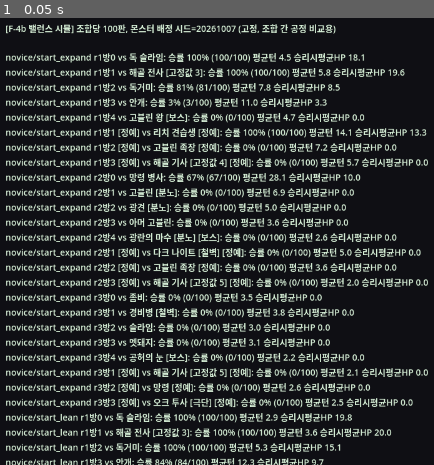
Above: before the commit, frame 1.
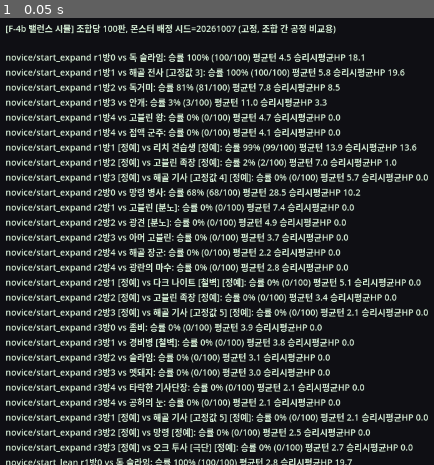
Above: after the commit, the same moment.

Repository: YGseok/ProjectD
Game: Godot game, scene res://code/scenes/balance_sim.tscn
Two runs of this game, one before a commit and one after it. Both use one fixed random seed, a clock stepped at 60 frames per second and the inputs below. This scene is started directly instead of the project's main scene.
Inputs:
- Up to frame 1 (0.05 s): no input

The runs differ from the first frame. In frame 1, 19% of the frame differs, in the area x 13-99%, y 21-100%.

Commit message:
feat(balance): [대형 기획 10] J-2 보스 측정 범위 확장 (라운드당 후보 2종 전부 측정)
balance_sim.gd가 보스 자리에서 run_seed 고정 때문에 라운드당 후보 1종만
측정하던 사각지대를 발견해(_simulate_combo_boss/_simulate_growth_combo_boss
신설) 2종 전부를 측정하도록 확장. balance_target_check.gd에 몬스터별
개별 승률 breakdown(_boss_species_breakdown)을 추가하고, balance_growth_report.gd의
_find_row가 같은 global_index에 중복 행이 생겨도 평균을 내도록 수정.

재측정 결과 보스 전체평균이 24.1%(시도7, 실은 1종만 반영)에서 17.2%(6종
전부 반영)로 더 낮아졌고, 개별 승률에서 R2 해골 장군(2.9%)이 목표
35~55%에서 가장 크게(-32.1%p) 벗어남을 확인. dice_test 전체 PASS.

Diff:
--- a/code/qa/balance_growth_report.gd
+++ b/code/qa/balance_growth_report.gd
@@ -100,13 +100,20 @@
 			return policy
 
 
-## (policy, character_id, global_index, is_elite) 정확히 일치하는 행 하나를 찾는다.
-## 없으면 빈 Dictionary.
-func _find_row(rows: Array[Dictionary], policy: String, character_id: String, global_index: int, is_elite: bool) -> Dictionary:
+## (policy, character_id, global_index, is_elite)에 일치하는 행의 win_rate 평균을 낸다.
+## 보통은 행이 하나뿐이지만, 보스 자리([대형 기획 10] J-2 측정 범위 확장, 2026-10-08)는
+## 같은 global_index에 라운드당 보스 후보 2종의 행이 함께 들어있어 평균을 내야
+## "그 지점의 승률"을 대표할 수 있다. 일치하는 행이 없으면 null.
+func _find_row(rows: Array[Dictionary], policy: String, character_id: String, global_index: int, is_elite: bool) -> Variant:
+	var sum := 0.0
+	var count := 0
 	for r in rows:
 		if r["policy"] == policy and r["character_id"] == character_id and r["global_index"] == global_index and r["is_elite"] == is_elite:
-			return r
-	return {}
+			sum += r["win_rate"]
+			count += 1
+	if count == 0:
+		return null
+	return sum / count
 
 
 ## 정책 평균 곡선: 같은 (policy, global_index, is_elite)에서 캐릭터 전원의
@@ -211,11 +218,9 @@
 			lines.append("**%s** (`%s`)" % [_character_name(character_id), character_id])
 			lines.append("")
 			var normal_fn := func(gi: int):
-				var r := _find_row(rows, policy, character_id, gi, false)
-				return r["win_rate"] if not r.is_empty() else null
+				return _find_row(rows, policy, character_id, gi, false)
 			var elite_fn := func(gi: int):
-				var r := _find_row(rows, policy, character_id, gi, true)
-				return r["win_rate"] if not r.is_empty() else null
+				return _find_row(rows, policy, character_id, gi, true)
 			for line in _curve_table(["일반 승률", "정예 승률"], [normal_fn, elite_fn]):
 				lines.append(line)
 			lines.append("")
--- a/code/qa/balance_sim.gd
+++ b/code/qa/balance_sim.gd
@@ -47,6 +47,15 @@
 
 var _combat_script := load("res://code/scenes/combat_test.gd")
 
+## [대형 기획 10] J-2(2026-10-08, 측정 범위 확장) — 보스 자리(room_index == TOTAL_ROOMS-1)는
+## `_monster_config_for_plan()`을 그대로 쓰면 RunState.monster_plan이 FIXED_PLAN_SEED로 미리
+## 고정해둔 "그 라운드 보스 후보 2종 중 하나"만 측정된다(run_seed가 조합마다 전혀 안 바뀌므로
+## 늘 같은 쪽만 뽑힘 — (182)가 TSV 원자료에서 발견한 측정 사각지대). 공정 비교를 위해 몬스터
+## 뽑기 자체는 고정해야 하는 일반/정예 자리와 달리, 보스는 "그 라운드에 등장 가능한 몬스터
+## 전부"를 알아야 하므로 이 자리만 예외적으로 두 후보 전부를 각각 TRIALS_PER_COMBO판씩 돌린다
+## (시뮬 규칙을 바꾸는 게 아니라 측정 범위를 넓히는 것 — INBOX.md 지시). 이 세 함수
+## (_simulate_combo_boss/_format_row는 재사용/_simulate_growth_combo_boss)가 그 측정을 맡는다.
+
 
 ## [대형 기획 7] F-5(a)(2026-10-08) — "성장 정책" 3종. INBOX.md 2026-10-08 지시: F-4
 ## 기준선(아이템 없이 시작 구성 그대로)은 후반 난이도 절벽이 "기대된 결과"인지 판단할
@@ -167,12 +176,20 @@
 			RunState.monster_plan = fixed_monster_plan
 			RunState.elite_plan = fixed_elite_plan
 			for round_index in range(1, RunState.TOTAL_ROUNDS + 1):
-				for room_index in range(RunState.TOTAL_ROOMS):
+				# 방 0~3(일반)은 그대로, 보스 자리(방4)는 아래에서 후보 2종을 따로 측정한다.
+				for room_index in range(RunState.TOTAL_ROOMS - 1):
 					var stats := _simulate_combo(character_id, skill_id, round_index, room_index, false)
 					rows.append(stats)
 					var row_line := _format_row(stats)
 					lines.append(row_line)
 					print(row_line)
+				var boss_candidates: Array = MonsterCatalog.BOSS_ROSTER_BY_ROUND[(round_index - 1) % MonsterCatalog.BOSS_ROSTER_BY_ROUND.size()]
+				for boss_id in boss_candidates:
+					var boss_stats := _simulate_combo_boss(character_id, skill_id, round_index, boss_id)
+					rows.append(boss_stats)
+					var boss_row_line := _format_row(boss_stats)
+					lines.append(boss_row_line)
+					print(boss_row_line)
 				# 정예는 방 1~3(첫/마지막 방 제외, G-7과 같은 범위)에서만 추가 선택지로 노출.
 				for room_index in range(1, RunState.TOTAL_ROOMS - 1):
 					var elite_stats := _simulate_combo(character_id, skill_id, round_index, room_index, true)
@@ -255,6 +272,65 @@
 		"round_index": round_index,
 		"room_index": room_index,
 		"is_elite": is_elite,
+		"monster_name": monster_name,
+		"trials": TRIALS_PER_COMBO,
+		"wins": wins,
+		"timeouts": timeouts,
+		"win_rate": float(wins) / TRIALS_PER_COMBO,
+		"avg_turns": float(total_turns) / TRIALS_PER_COMBO,
+		"avg_hp_on_win": (float(hp_sum_on_win) / wins) if wins > 0 else 0.0,
+	}
+
+
+## _simulate_combo()와 같은 구조이지만 RunState.monster_plan(고정 시드 뽑기)을 거치지 않고
+## boss_id를 직접 `_build_monster_config()`에 넣어 "그 라운드 보스 후보 중 이 몬스터"를
+## 강제로 측정한다 — 보스 자리는 측정 범위 확장(위 클래스 주석)으로 두 후보 전부를
+## 각각 이 함수로 돌린다(한 후보당 TRIALS_PER_COMBO판, 다른 방 카테고리와 동일한 판 수).
+func _simulate_combo_boss(character_id: String, skill_id: String, round_index: int, boss_id: String) -> Dictionary:
+	var room_index := RunState.TOTAL_ROOMS - 1
+	var difficulty := room_index + (round_index - 1) * 3
+	var profile: Dictionary = MonsterCatalog.get_by_id(boss_id)
+	var monster_name: String = profile.get("name", boss_id)
+
+	var wins := 0
+	var timeouts := 0
+	var total_turns := 0
+	var hp_sum_on_win := 0
+
+	for _trial in TRIALS_PER_COMBO:
+		RunState.gold = 0
+		RunState.pip_inventory = []
+
+		var instance = _combat_script.new()
+		var config: Dictionary = instance._build_monster_config(profile, monster_name, difficulty, true)
+		instance._apply_monster_config(config)
+		instance._reset_player_battle_state()
+
+		var exchanges := 0
+		var is_player_attacking := true
+		while not instance.battle_over and exchanges < MAX_EXCHANGES:
+			var selection: Dictionary = instance._select_exchange_bags(is_player_attacking)
+			instance._resolve_exchange(
+				is_player_attacking, selection["atk_bag"], selection["def_bag"],
+				selection["used_explosive_dice"], selection["used_guard_dice"], selection["used_anger_dice"]
+			)
+			exchanges += 1
+			is_player_attacking = not is_player_attacking
+
+		if not instance.battle_over:
+			timeouts += 1
+		elif instance.player_won:
+			wins += 1
+			hp_sum_on_win += instance.player_hp
+		total_turns += exchanges
+		instance.free()
+
+	return {
+		"character_id": character_id,
+		"skill_id": skill_id,
+		"round_index": round_index,
+		"room_index": room_index,
+		"is_elite": false,
 		"monster_name": monster_name,
 		"trials": TRIALS_PER_COMBO,
 		"wins": wins,
@@ -305,10 +381,17 @@
 			RunState.monster_plan = fixed_monster_plan
 			RunState.elite_plan = fixed_elite_plan
 			for round_index in range(1, RunState.TOTAL_ROUNDS + 1):
-				for room_index in range(RunState.TOTAL_ROOMS):
+				# 방 0~3(일반)은 그대로, 보스 자리(방4)는 아래에서 후보 2종을 따로 측정한다
+				# (측정 범위 확장, 위 클래스 주석 참고).
+				for room_index in range(RunState.TOTAL_ROOMS - 1):
 					var stats := _simulate_growth_combo(character_id, skill_id, policy, round_index, room_index, false)
 					rows.append(stats)
 					print(_format_growth_row(stats))
+				var boss_candidates: Array = MonsterCatalog.BOSS_ROSTER_BY_ROUND[(round_index - 1) % MonsterCatalog.BOSS_ROSTER_BY_ROUND.size()]
+				for boss_id in boss_candidates:
+					var boss_stats := _simulate_growth_combo_boss(character_id, skill_id, policy, round_index, boss_id)
+					rows.append(boss_stats)
+					print(_format_growth_row(boss_stats))
 				for room_index in range(1, RunState.TOTAL_ROOMS - 1):
 					var elite_stats := _simulate_growth_combo(character_id, skill_id, policy, round_index, room_index, true)
 					rows.append(elite_stats)
@@ -387,6 +470,70 @@
 		"round_index": round_index,
 		"room_index": room_index,
 		"is_elite": is_elite,
+		"monster_name": monster_name,
+		"trials": TRIALS_PER_COMBO,
+		"wins": wins,
+		"timeouts": timeouts,
+		"win_rate": float(wins) / TRIALS_PER_COMBO,
+		"avg_turns": float(total_turns) / TRIALS_PER_COMBO,
+		"avg_hp_on_win": (float(hp_sum_on_win) / wins) if wins > 0 else 0.0,
+	}
+
+
+## _simulate_growth_combo()와 같은 구조(성장 적용 + 같은 전투 경로)에 _simulate_combo_boss()의
+## "boss_id를 직접 지정" 패턴을 합친 버전 — 성장 정책 모드에서도 보스 후보 2종을 전부 측정하기
+## 위한 함수(측정 범위 확장, 위 클래스 주석 참고).
+func _simulate_growth_combo_boss(character_id: String, skill_id: String, policy: String, round_index: int, boss_id: String) -> Dictionary:
+	var room_index := RunState.TOTAL_ROOMS - 1
+	var global_index := global_index_for(round_index, room_index)
+	var growth := growth_config_for(policy, character_id, global_index)
+	apply_growth(growth)
+
+	var difficulty := room_index + (round_index - 1) * 3
+	var profile: Dictionary = MonsterCatalog.get_by_id(boss_id)
+	var monster_name: String = profile.get("name", boss_id)
+
+	var wins := 0
+	var timeouts := 0
+	var total_turns := 0
+	var hp_sum_on_win := 0
+
+	for _trial in TRIALS_PER_COMBO:
+		RunState.gold = 0
+		RunState.pip_inventory = []
+
+		var instance = _combat_script.new()
+		var config: Dictionary = instance._build_monster_config(profile, monster_name, difficulty, true)
+		instance._apply_monster_config(config)
+		instance._reset_player_battle_state()
+
+		var exchanges := 0
+		var is_player_attacking := true
+		while not instance.battle_over and exchanges < MAX_EXCHANGES:
+			var selection: Dictionary = instance._select_exchange_bags(is_player_attacking)
+			instance._resolve_exchange(
+				is_player_attacking, selection["atk_bag"], selection["def_bag"],
+				selection["used_explosive_dice"], selection["used_guard_dice"], selection["used_anger_dice"]
+			)
+			exchanges += 1
+			is_player_attacking = not is_player_attacking
+
+		if not instance.battle_over:
+			timeouts += 1
+		elif instance.player_won:
+			wins += 1
+			hp_sum_on_win += instance.player_hp
+		total_turns += exchanges
+		instance.free()
+
+	return {
+		"character_id": character_id,
+		"skill_id": skill_id,
+		"policy": policy,
+		"global_index": global_index,
+		"round_index": round_index,
+		"room_index": room_index,
+		"is_elite": false,
 		"monster_name": monster_name,
 		"trials": TRIALS_PER_COMBO,
 		"wins": wins,
--- a/code/qa/balance_target_check.gd
+++ b/code/qa/balance_target_check.gd
@@ -9,6 +9,12 @@
 ## 비교할 수 있도록 목표 밴드는 상수로 고정한다. 해석/조정은 하지 않고(이 스크립트는
 ## 숫자만 낸다) J-2/J-3/J-4가 이 표를 보고 실제로 손잡이를 움직인다.
 ##
+## [대형 기획 10] J-2(2026-10-08, 측정 범위 확장) — balance_sim.gd가 보스 자리(방4)에서
+## 라운드당 후보 2종을 전부 측정하도록 바뀌었으므로(이전엔 run_seed 고정 때문에 한쪽만
+## 측정됐음), 이 도구의 "보스" 카테고리 평균(_average_win_rate())은 이제 저절로 "그 라운드
+## 2종 평균"(round_index 지정 시) 또는 "전체 6종 평균"(round_index=0)이 된다 — 집계 공식은
+## 그대로 두고 입력 TSV의 행 수만 늘었다. 다만 "보스 평균"이 개별 몬스터를 가린다는 지적에
+## 맞춰 _boss_species_breakdown()으로 몬스터 이름 단위 승률도 별도 표로 보여준다.
 ## [대형 기획 10] J-2(2026-10-08) 수정 — 원래 이 도구가 쓰는 섹션 이름이 "튜닝 전
 ## 기준선"이었는데, J-2가 손잡이를 바꾸고 시뮬을 재실행한 뒤 이 도구를 다시 돌리면
 ## "튜닝 전" 기준선이 매번 "지금(튜닝 후) 상태"로 조용히 덮어써지는 문제가 있었다
@@ -121,6 +127,45 @@
 	return sum / count
 
 
+## 보스 카테고리 행을 (round_index, monster_name) 단위로 묶어 평균 승률을 낸다 — "보스
+## 평균"이 6종을 뭉뚱그려 개별 몬스터 상태를 가리지 않도록, 라운드별 후보 몬스터 각각의
+## 승률을 그대로 보여주기 위한 집계(균형 정책만, JUDGED_POLICY 고정).
+static func _boss_species_breakdown(rows: Array[Dictionary]) -> Array[Dictionary]:
+	var keys: Array[String] = []
+	var sums: Dictionary = {}
+	var counts: Dictionary = {}
+	var round_of: Dictionary = {}
+	var name_of: Dictionary = {}
+	for r in rows:
+		if r["policy"] != JUDGED_POLICY:
+			continue
+		if _category_for(r) != "boss":
+			continue
+		var key := "%d|%s" % [r["round_index"], r["monster_name"]]
+		if not keys.has(key):
+			keys.append(key)
+			sums[key] = 0.0
+			counts[key] = 0
+			round_of[key] = r["round_index"]
+			name_of[key] = r["monster_name"]
+		sums[key] += r["win_rate"]
+		counts[key] += 1
+	var result: Array[Dictionary] = []
+	for key in keys:
+		result.append({
+			"round_index": round_of[key],
+			"monster_name": name_of[key],
+			"avg_win_rate": sums[key] / counts[key],
+			"count": counts[key],
+		})
+	result.sort_custom(func(a, b):
+		if a["round_index"] != b["round_index"]:
+			return a["round_index"] < b["round_index"]
+		return a["monster_name"] < b["monster_name"]
+	)
+	return result
+
+
 static func _status_for(value: Variant, band: Dictionary) -> String:
 	if value == null:
 		return "-"
@@ -167,6 +212,17 @@
 			band["label"], band_text, _format_cell(r1), _format_cell(r2), _format_cell(r3),
 			_format_cell(overall), _status_for(overall, band),
 		])
+	lines.append("")
+
+	lines.append("### 보스 개별(몬스터별) 승률 (균형 정책, 측정 범위 확장 — 라운드당 후보 2종 전부)")
+	lines.append("")
+	lines.append("> 위 \"보스\" 행의 평균은 이 6종(라운드당 2종)을 전부 합쳐 낸 것이다 — 개별")
+	lines.append("> 몬스터가 목표 밴드에서 얼마나 벗어났는지는 이 표로 확인할 것.")
+	lines.append("")
+	lines.append("| 라운드 | 몬스터 | 승률 |")
+	lines.append("|---|---|---|")
+	for entry in _boss_species_breakdown(rows):
+		lines.append("| R%d | %s | %s |" % [entry["round_index"], entry["monster_name"], _format_cell(entry["avg_win_rate"])])
 	lines.append("")
 
 	lines.append("### 참고용 — 몰빵 정책 열 (판정 대상 아님)")
Not shown, changed: docs/BALANCE_TUNING_LOG.md
